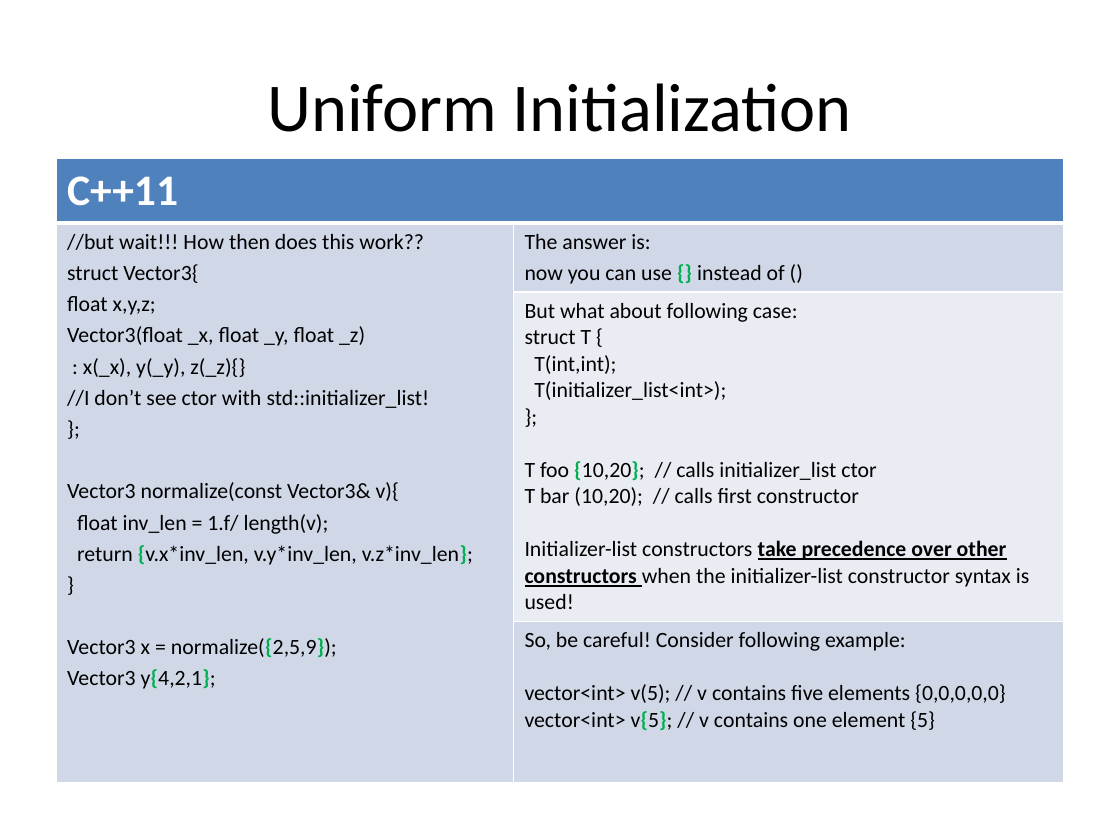
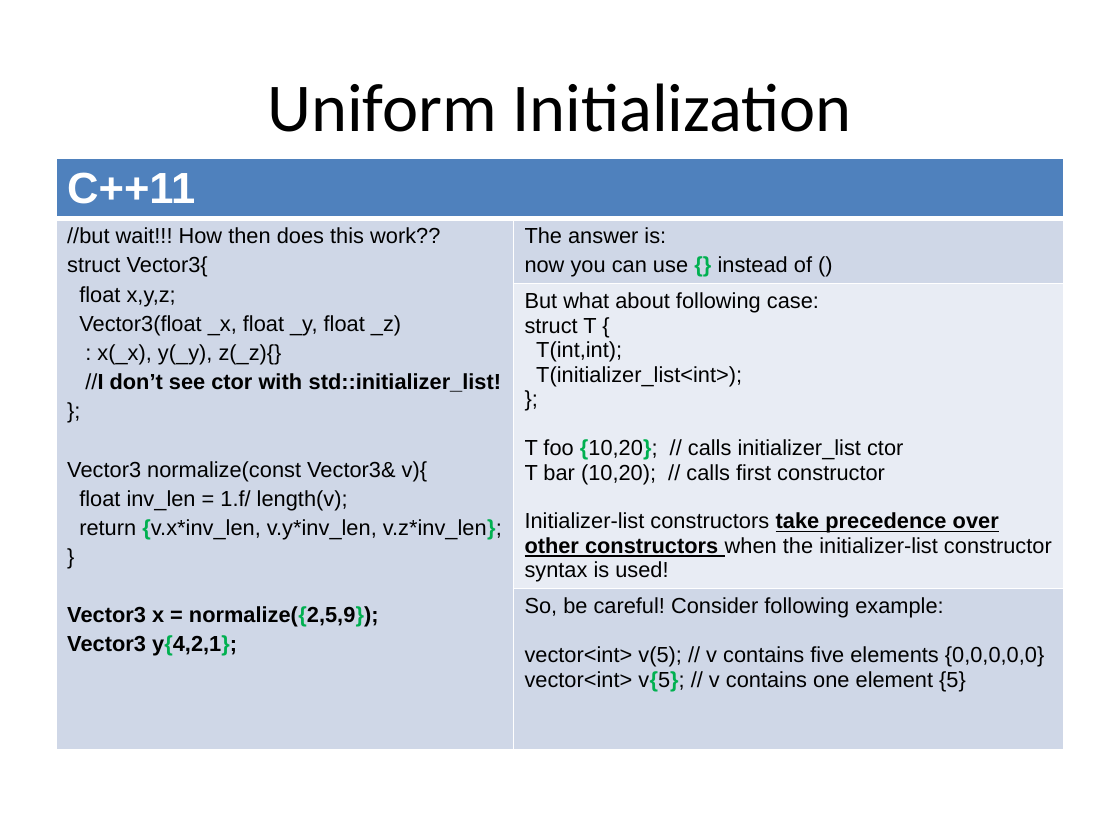
Before and after one commit to xtofl/cpp11training, a slide deck: slide 13 of slides/1.coreextensions-c11-121213071023-phpapp02-reordered.pptx (slide 9 before the commit). Drawn at 1120x840 pixels with LibreOffice and Linux fonts; fonts in the diff are those of the drawing. Boxes give left, top, right and bottom in pixels: in the first picture for what was removed or moved away, otherwise in the second. Text is boxed around its words. In the diff, an @@ line names an element or a change of style, - is before the commit and + after.

```diff
--- a/slides/1.coreextensions-c11-121213071023-phpapp02-reordered.pptx
+++ b/slides/1.coreextensions-c11-121213071023-phpapp02-reordered.pptx
@@ table at bbox=[56, 159, 1064, 695] @@
@@ fill #D0D8E8 to #CFD7E7 in 3 cells @@
@@ fill #E9EDF4 to #E8ECF4 in row 3, column 2 @@
@@ font Calibri to Arial @@
@@ bold on in "//I don’t see ctor with std::initializer_list!", "Vector3 x = normalize({2,5,9});", "Vector3 y{4,2,1};" @@
@@ less space between paragraphs @@
```
Also in this commit, not shown: 46 other slides changed, 5 slides added, 5 slides removed, 1 other file.
